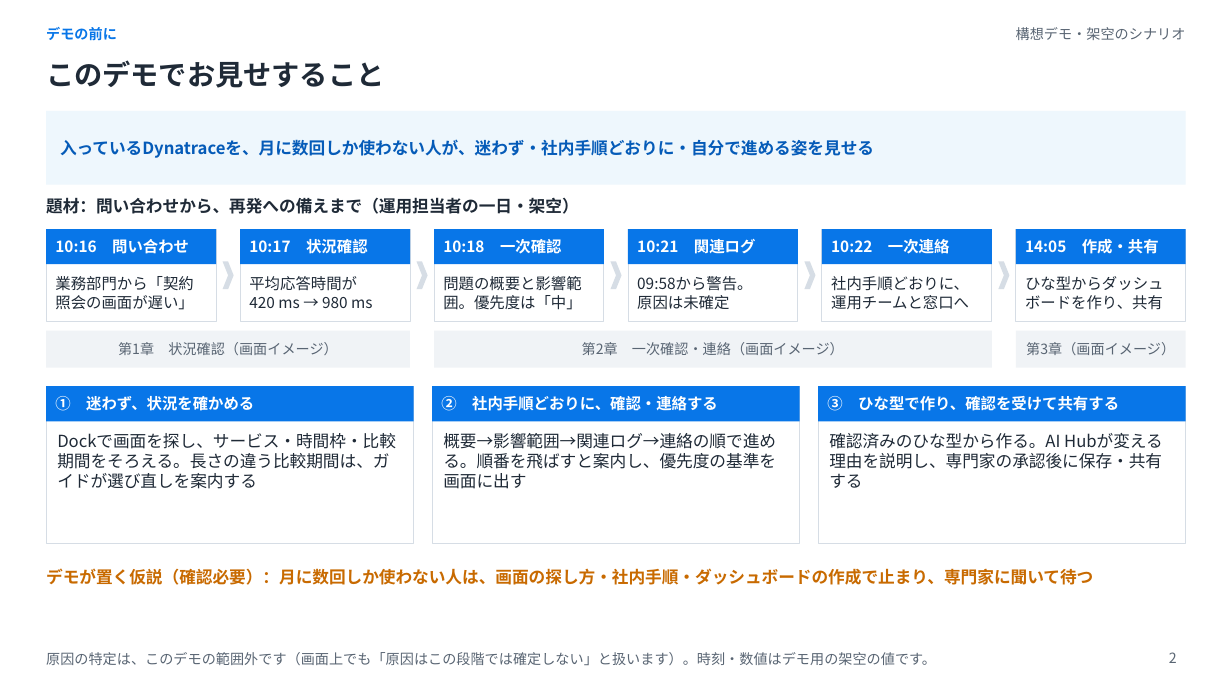
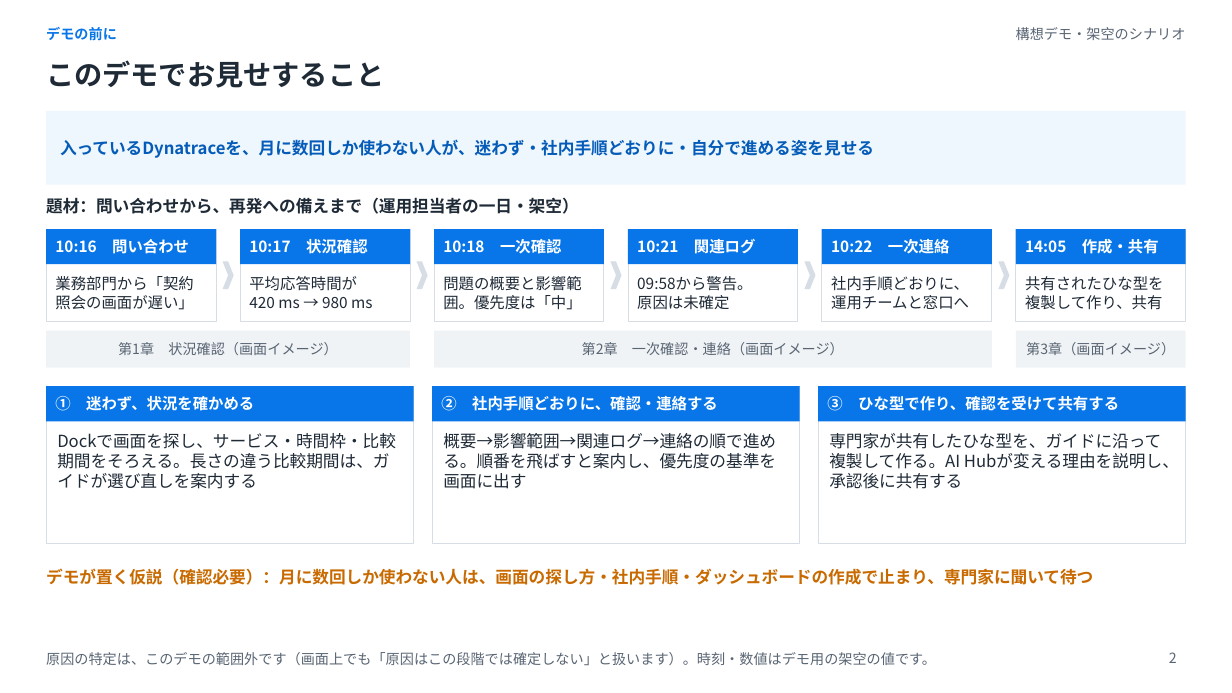
Before and after one commit to Kimurist2024/000, a slide deck: slide 2 of dynatrace-techtouch-demo/slides/Dynatrace_デモのご説明.pptx. Drawn at 1232x693 pixels with LibreOffice and Linux fonts; fonts in the diff are those of the drawing. Boxes give left, top, right and bottom in pixels: in the first picture for what was removed or moved away, otherwise in the second. Text is boxed around its words. In the diff, an @@ line names an element or a change of style, - is before the commit and + after.

```diff
--- a/dynatrace-techtouch-demo/slides/Dynatrace_デモのご説明.pptx
+++ b/dynatrace-techtouch-demo/slides/Dynatrace_デモのご説明.pptx
@@ text at box(1025, 276, 1163, 310): text changed @@
-ひな型からダッシュボードを作り、共有
+共有されたひな型を複製して作り、共有
@@ text at box(829, 433, 1179, 489): text changed @@
-確認済みのひな型から作る。AI Hubが変える理由を説明し、専門家の承認後に保存・共有する
+専門家が共有したひな型を、ガイドに沿って複製して作る。AI Hubが変える理由を説明し、承認後に共有する
```
Also in this commit, not shown: 2 other slides changed, 6 other files.
